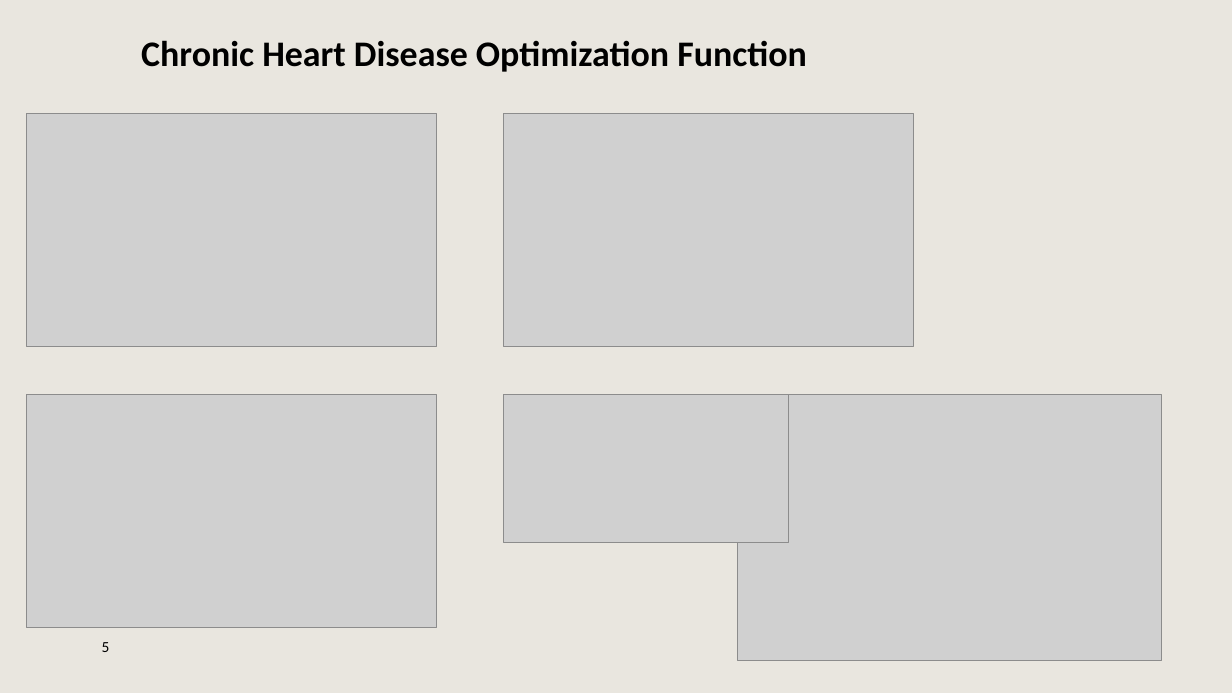
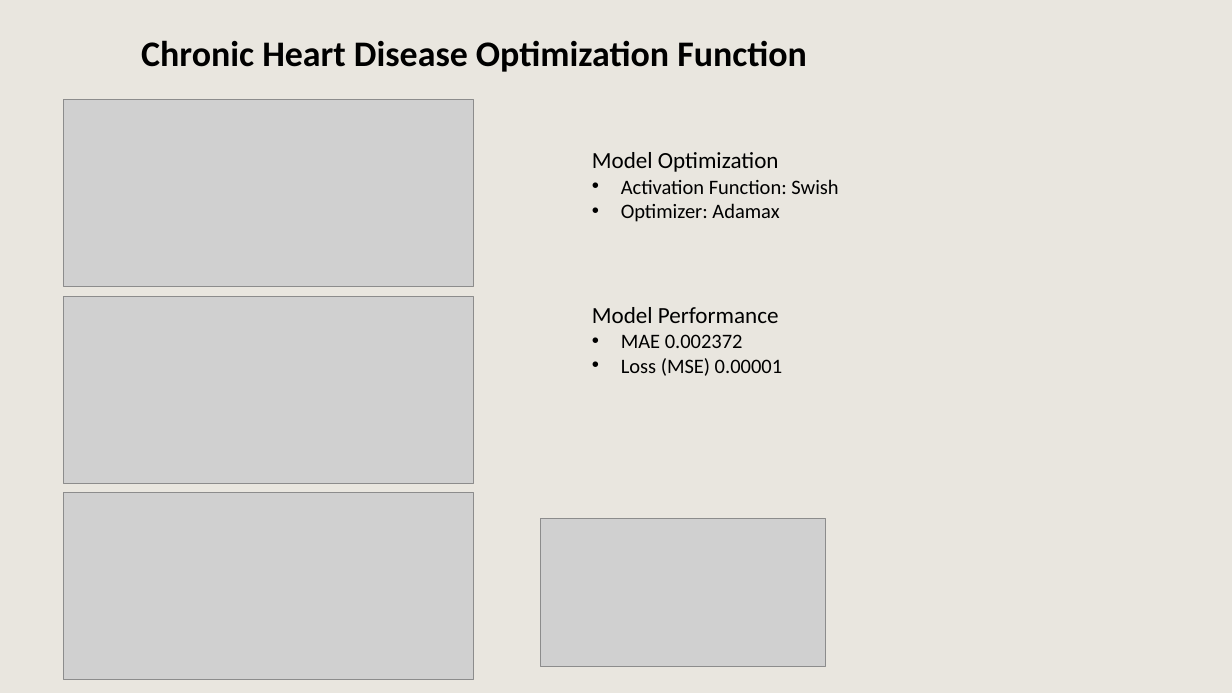
Before and after one commit to EricCroston/Physical_Social_Health_Predictors, a slide deck: slide 7 of Physical and Social Predictors of Health Presentation Eric.pptx (slide 5 before the commit). Drawn at 1232x693 pixels with LibreOffice and Linux fonts; fonts in the diff are those of the drawing; grey boxes stand for pictures; background and template pictures are left out. Boxes give left, top, right and bottom in pixels: in the first picture for what was removed or moved away, otherwise in the second. Text is boxed around its words. In the diff, an @@ line names an element or a change of style, - is before the commit and + after.

```diff
--- a/Physical and Social Predictors of Health Presentation Eric.pptx
+++ b/Physical and Social Predictors of Health Presentation Eric.pptx
@@ picture: place and size @@
-picture at box(26, 114, 436, 347)
+picture at box(64, 100, 474, 287)
@@ text added at box(592, 152, 838, 222), 16 pt, text #000000 @@
+Model Optimization
+• Activation Function: Swish
+• Optimizer: Adamax
@@ picture: place and size @@
-picture at box(26, 395, 436, 628)
+picture at box(64, 297, 474, 484)
@@ text added at box(592, 307, 782, 376), 16 pt, text #000000 @@
+Model Performance
+• MAE 0.002372
+• Loss (MSE) 0.00001
@@ picture removed at box(738, 395, 1162, 661) @@
@@ picture: place and size @@
-picture at box(503, 114, 913, 347)
+picture at box(64, 493, 474, 680)
@@ picture: place and size @@
-picture at box(503, 395, 787, 543)
+picture at box(541, 518, 825, 666)
@@ page number removed at box(102, 642, 110, 652) @@
-5
```
Also in this commit, not shown: 2 other slides changed, 4 slides added, 9 slides removed, 1 other file.
